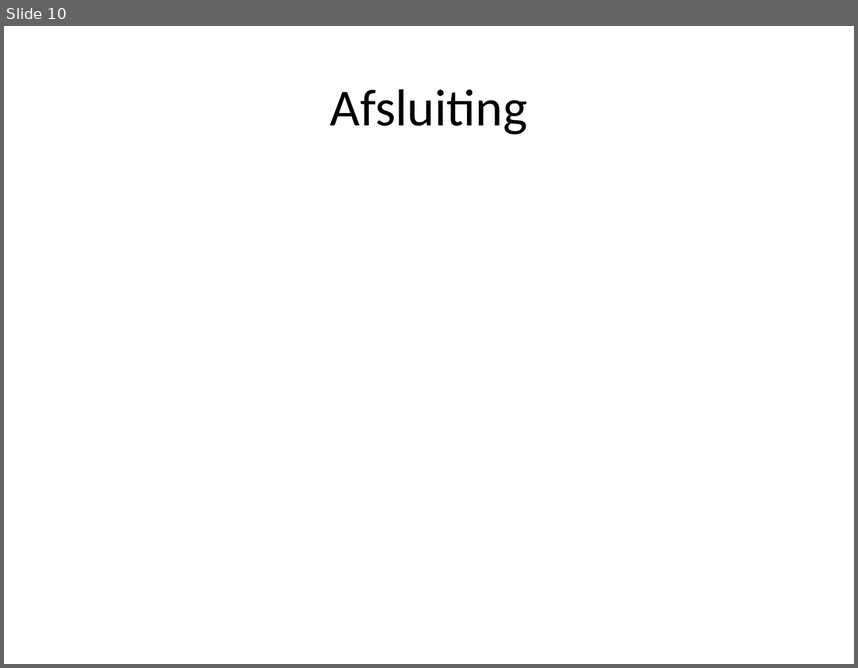
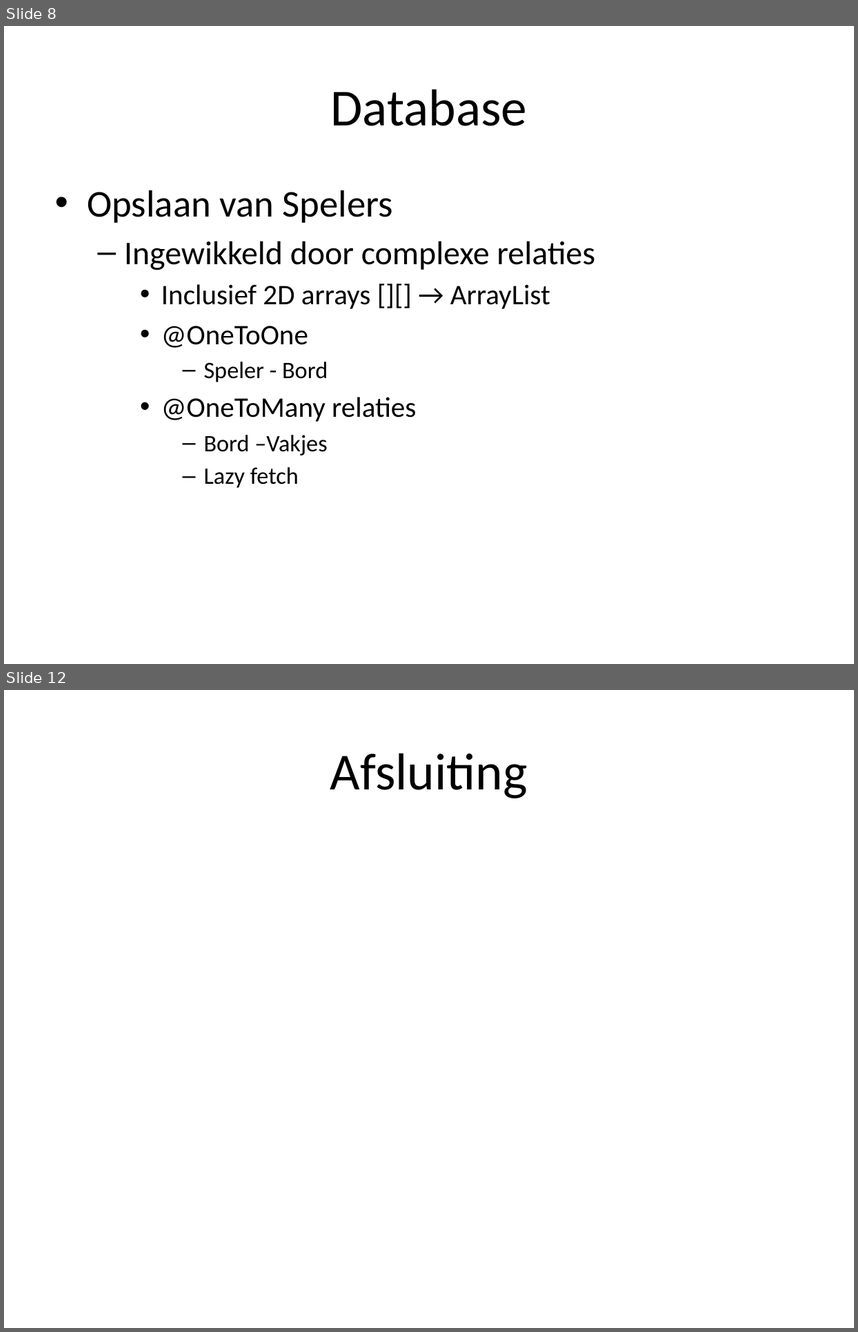
Before and after one commit to kevinrijs/ZeeSlagOnline, a slide deck: ZeeslagPresentatie.pptx. Shown one above the other, each under a label of ours: slide 10 before the commit, slides 8 and 12 after it; the slides between them are not shown. The pictures are 858x668 and 858x1332 pixels, drawn with LibreOffice and Linux fonts; fonts in the diff are those of the drawing. Boxes give left, top, right and bottom in pixels: in the first picture for what was removed or moved away, otherwise in the second. Text is boxed around its words. In the diff, an @@ line names an element or a change of style, - is before the commit and + after.

```diff
--- a/ZeeslagPresentatie.pptx
+++ b/ZeeslagPresentatie.pptx
@@ slide 8 added at <box>4,26,854,664</box>, background #FFFFFF @@
@@ title added at <box>331,89,527,126</box>, 44 pt, text #000000 @@
+Database
@@ text added at <box>87,190,595,488</box>, 24 pt, text #000000 @@
+• Opslaan van Spelers
+  – Ingewikkeld door complexe relaties
+    • Inclusief 2D arrays [][] → ArrayList
+    • @OneToOne
+      – Speler - Bord
+    • @OneToMany relaties
+      – Bord –Vakjes
+      – Lazy fetch
@@ what was slide 10 is now slide 12 @@
```
Also in this commit, not shown: 4 slides changed, 6 other slides added, 5 slides removed.
